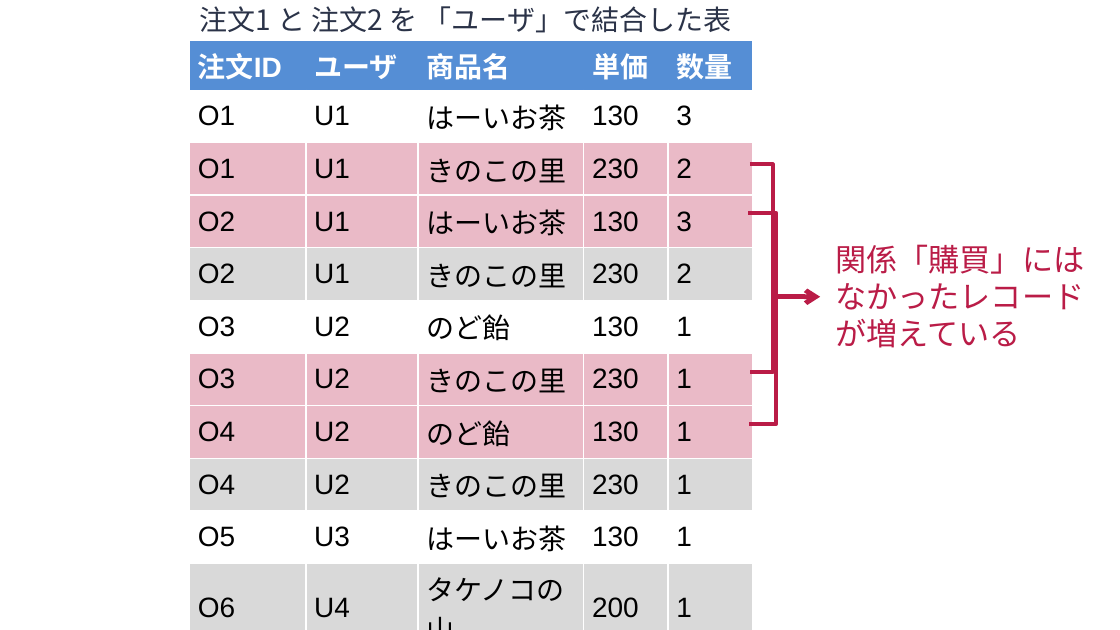
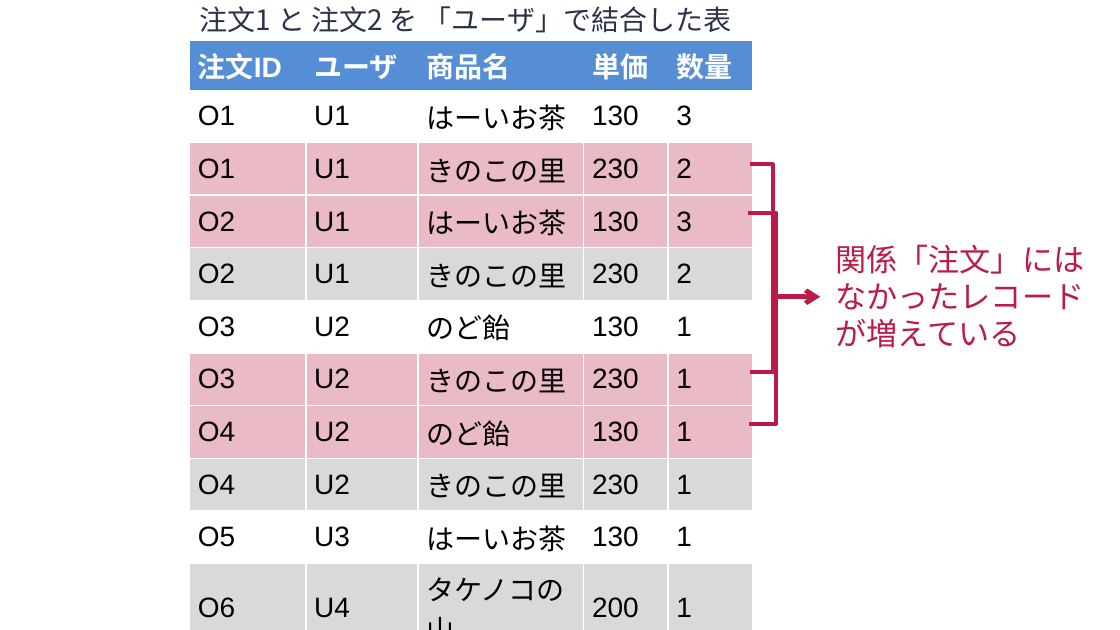
Before and after one commit to trycycle/database-textbook-draft, a slide deck: slide 58 of figure/__material/ppt/図表集-2026.pptx (slide 55 before the commit). Drawn at 1120x630 pixels with LibreOffice and Linux fonts; fonts in the diff are those of the drawing. Boxes give left, top, right and bottom in pixels: in the first picture for what was removed or moved away, otherwise in the second. Text is boxed around its words. In the diff, an @@ line names an element or a change of style, - is before the commit and + after.

```diff
--- a/figure/__material/ppt/図表集-2026.pptx
+++ b/figure/__material/ppt/図表集-2026.pptx
@@ text at (x1=835, y1=244, x2=1084, y2=274): text changed @@
-関係「購買」には
+関係「注文」には
```
Also in this commit, not shown: 2 other slides changed, 7 slides added, 29 other files.
